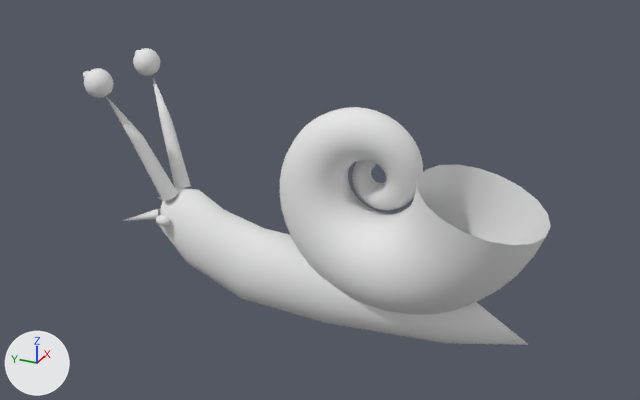
The FBX model unity/Assets/Art/Models/Snail.fbx: old version first, new version second.
The view is the same before and after, from a 50 mm camera at (-1.74, -0.744, 1.163) aimed at (0.008, 0.042, 0.289). The lights are fixed; the arrows at lower left show +X, +Y and +Z. The picture after the commit comes second. Where no turn or scale is listed for an object, it has been applied to the vertices.

The older version as bpy lines, for what is in view:
```python
me_snail = bpy.data.meshes.new('Snail')
me_snail.from_pydata(...)  # 1663 vertices, 1714 faces; spans x -0.151..0.151, y -0.493..0.606, z -0.03..0.575
me_snail.materials.append(mat_vertexcolor)  # white #e7e7e7
ob_snail = bpy.data.objects.new('Snail', me_snail)
ob_snail.location = (0.0, 0.0, 0.0)
```
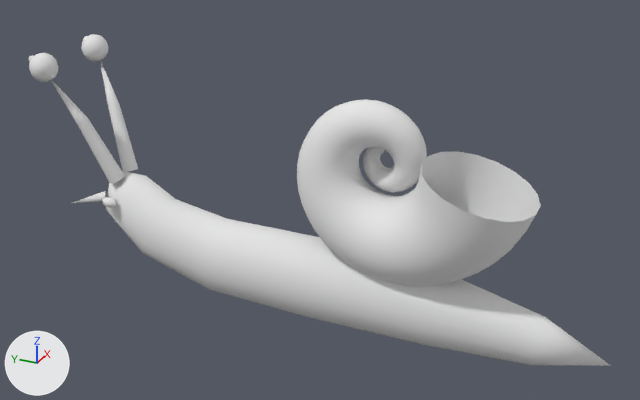
Changed parts and their boxes [x1, y1, x2, y2] in the pictures (640 x 400 px; the box of a moved part takes in the faces that stretch with it):
'Snail', reshaped (25% wider, 12% taller): before [83, 48, 551, 345]; after [28, 34, 611, 366]
part 1 of me_snail, moved or reshaped: before [106, 96, 178, 202]; after [51, 80, 125, 184]
part 2 of me_snail, moved or reshaped: before [84, 68, 114, 98]; after [29, 53, 59, 82]
part 3 of me_snail, moved or reshaped: before [123, 209, 160, 221]; after [72, 191, 108, 203]
part 4 of me_snail, moved or reshaped: before [152, 74, 191, 188]; after [100, 60, 138, 172]
part 5 of me_snail, moved or reshaped: before [133, 48, 161, 76]; after [81, 34, 109, 61]
part 6 of me_snail, moved or reshaped: before [156, 215, 170, 226]; after [103, 197, 117, 208]
part 7 of me_snail, rebuilt (10% narrower, 10% shorter): before [280, 107, 551, 315]; after [297, 99, 541, 287]
part 8 of me_snail, rebuilt (36% wider, 23% taller): before [158, 187, 529, 345]; after [106, 171, 611, 366]

What changed in the scene script:
```text
Change me_snail:
    used by ob_snail; location = (0.0, 0.0, 0.0)
    remove me_snail.from_pydata(...)  # 1663 vertices, 1714 faces; spans x -0.151..0.151, y -0.493..0.606, z -0.03..0.575
    add me_snail.from_pydata(...)  # 1681 vertices, 1732 faces; spans x -0.135..0.135, y -0.66..0.766, z -0.025..0.595
    me_snail part 1: the loose piece of 17 vertices spanning x -0.1..-0.009, y 0.42..0.56, z 0.231..0.52 is moved by (0.0, 0.16, 0.02)
    me_snail part 2: the loose piece of 86 vertices spanning x -0.135..-0.065, y 0.535..0.605, z 0.505..0.575 is moved by (0.0, 0.16, 0.02)
    me_snail part 3: the loose piece of 7 vertices spanning x -0.08..-0.028, y 0.463..0.56, z 0.17..0.205 is moved by (0.0, 0.16, 0.02)
    me_snail part 4: the loose piece of 17 vertices spanning x 0.009..0.1, y 0.42..0.56, z 0.231..0.52 is moved by (0.0, 0.16, 0.02)
    me_snail part 5: the loose piece of 86 vertices spanning x 0.065..0.135, y 0.535..0.605, z 0.505..0.575 is moved by (0.0, 0.16, 0.02)
    me_snail part 6: the loose piece of 34 vertices spanning x -0.083..-0.057, y 0.419..0.461, z 0.177..0.203 is moved by (0.0, 0.16, 0.02)
    me_snail part 7: the loose piece of 1243 vertices spanning x -0.151..0.151, y -0.493..0.144, z 0.049..0.521 is rebuilt with 1243 vertices and now spans x -0.134..0.134, y -0.467..0.099, z 0.123..0.544
    me_snail part 8: the loose piece of 92 vertices spanning x -0.079..0.079, y -0.48..0.495, z -0.03..0.251 is rebuilt with 110 vertices and now spans x -0.083..0.083, y -0.66..0.653, z -0.025..0.27
    other edits to the shape of me_snail do not show in these pictures
```
